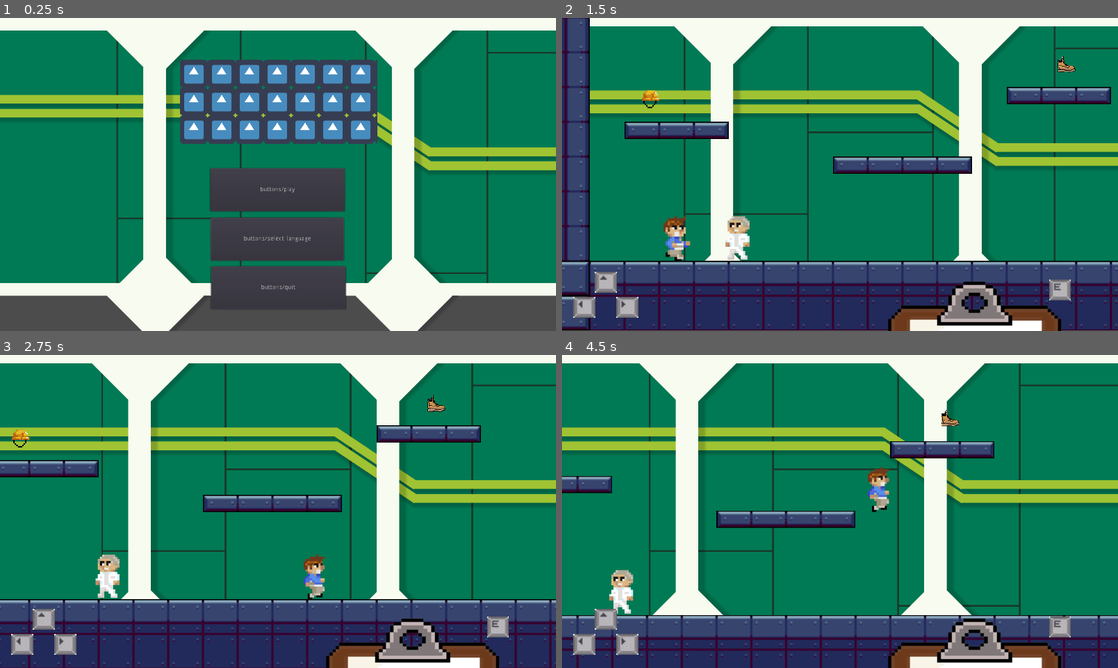
Above: before the commit, frames 1-4 (two rows, left to right).
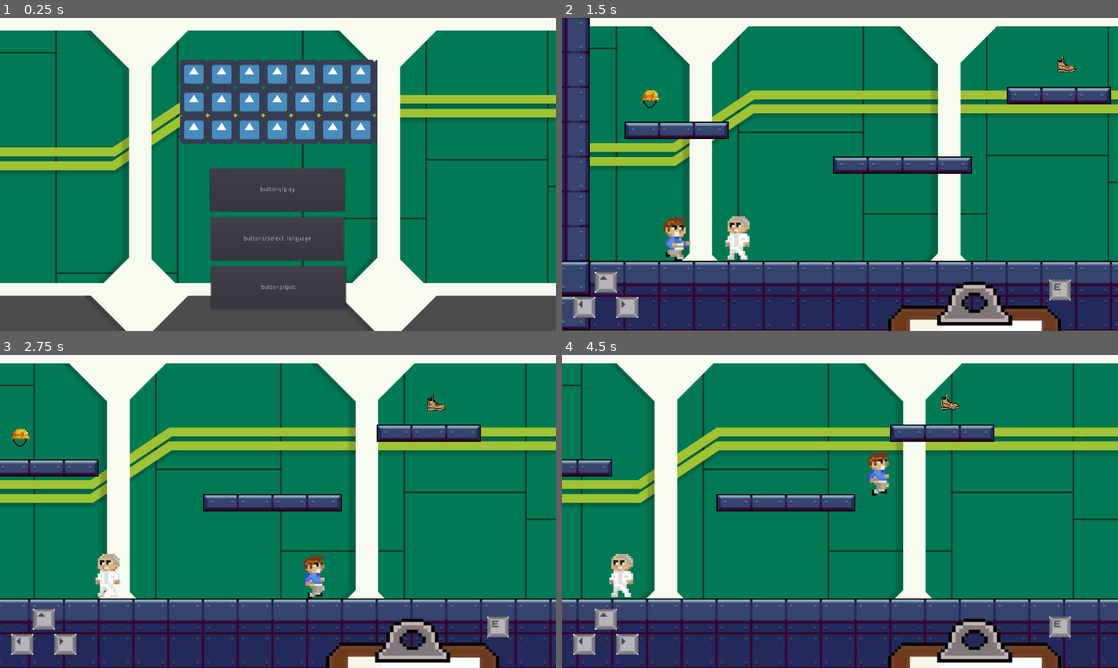
Above: after the commit, the same moments.

Repository: 2023M1T6-Inteli/grupo5
Game: Godot game, scene res://scenes/Main.tscn
The game is run twice, just before and just after one commit, with the same random seed, the same clock (stepped at 60 frames per second) and the same inputs. The engine's default icon, where the game draws it, is replaced by a stand-in: a white triangle on a blue panel in a dark square.
Inputs (mouse positions are in pixels of both pictures, inside the frame that each line leads up to):
- Up to frame 1 (0.25 s): no input
- Up to frame 2 (1.5 s): click "buttons/play" at 0.5 s; tap Enter (interact) at 1.25 s; move the mouse to (962, 158) at 1.27 s; hold D (move_right) from 1.28 s (still down); hold Enter (interact) from 1.28 s (still down); click (962, 158) at 1.42 s
- Up to frame 3 (2.75 s): keep holding D (move_right); tap W (jump) at 1.52, 2.27 s; move the mouse to (166, 527) at 2.02 s; release Enter (interact) at 2.03 s; tap Enter (interact) at 2.1 s
- Up to frame 4 (4.5 s): move the mouse to (895, 442) at 2.77 s; release D (move_right) at 2.78 s; hold A (move_left) 2.78-3.53 s; hold Enter (interact) 2.78-3.53 s; move the mouse to (812, 574) at 3.52 s; hold D (move_right) from 3.53 s (still down); tap Enter (interact) at 3.6 s; click (812, 574) at 3.67 s; tap W (jump) at 3.77 s; move the mouse to (1006, 558) at 4.27 s; hold Enter (interact) from 4.28 s (still down)

The runs differ from the first frame. In frame 1, 18% of the frame differs, in the area x 0-100%, y 4-100%; in frame 2, 18%; in frame 3, 23%; in frame 4, 37%, in the area x 0-100%, y 2-100%.
Error in both runs: Invalid get index 'characters' (on base: 'Nil'). (res://scripts/locales.gd:48)

Commit message:
fix: parallax effect

Diff:
--- a/src/scenes/Level1.tscn
+++ b/src/scenes/Level1.tscn
@@ -1696,7 +1696,7 @@
 
 [node name="ParallaxLayer" type="ParallaxLayer" parent="ParallaxBackground"]
 motion_scale = Vector2( 0.3, 0 )
-motion_mirroring = Vector2( 2494, 0 )
+motion_mirroring = Vector2( 2525, 0 )
 
 [node name="Sprite" type="Sprite" parent="ParallaxBackground/ParallaxLayer"]
 position = Vector2( 600, -10 )
@@ -1728,7 +1728,7 @@
 [node name="Camera2D2" type="Camera2D" parent="Player"]
 current = true
 limit_left = -700
-limit_top = -360
+limit_top = -320
 limit_bottom = 400
 limit_smoothed = true
 smoothing_enabled = true
Binary file changed: src/assets/background/background.png
